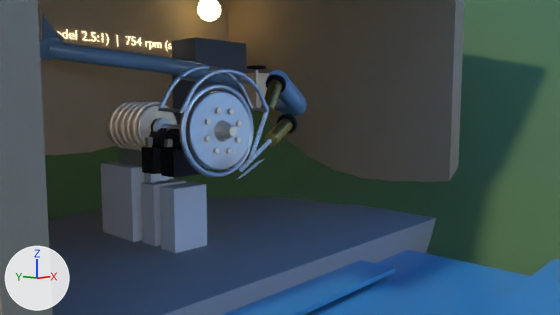
The Blender file engineering/design/machineB_v3_powerhouse.blend as it was, and as the next commit left it.
Both versions are drawn from the file's camera 'Camera'. The lights are fixed; the arrows at lower left show +X, +Y and +Z. The first picture is the older version.

Names of what the first picture shows: 'N2_handwheel', 'N2_valve', 'elec_box', 'house_back', 'house_floor', 'house_side_L', 'house_side_R', 'manifold_c', 'plinth_0', 'pma_plinth', 'tailrace', 'terrain', 'wet_floor', 'wheel_disc' and 37 more.
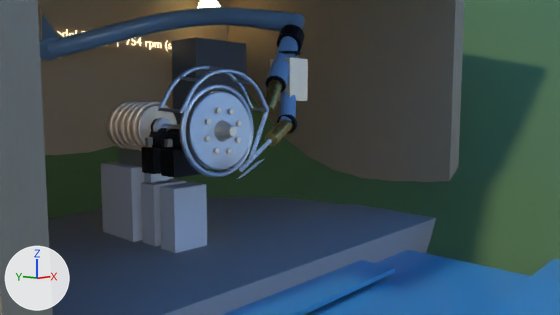
Commit message: Manifold rebuilt to spec in powerhouse scene (wide sweep + straight header + shallow N2 wye)

What changed in the scene script:
```text
Add me_cylinder_038:
    me_cylinder_038.from_pydata(...)  # a 16-sided cylinder along z spanning x -0.07..0.07, y -0.07..0.07, z -0.045..0.045
    me_cylinder_038.materials.append(mat_cast_iron)
Change cu_manifold_c:
    where _sp = cu_manifold_c.splines.new('BEZIER'); _sp.bezier_points.add(3)
    remove _sp.bezier_points.foreach_set('co', [26.6, -1.75, 1.2, 27.5, -2.3, 1.05, 27.55, -2.9, 0.85, 27.15, -3.146, 0.985])
    remove _sp.bezier_points.foreach_set('handle_left', [26.25, -1.535, 1.259, 27.29, -1.96, 1.156, 27.66, -2.68, 0.856, 27.3, -3.05, 0.932])
    remove _sp.bezier_points.foreach_set('handle_right', [26.95, -1.965, 1.141, 27.63, -2.502, 0.987, 27.46, -3.071, 0.845, 26.99, -3.242, 1.038])
    remove for _p, _l, _r in zip(_sp.bezier_points, ['AUTO', 'AUTO', 'AUTO', 'AUTO'], ['AUTO', 'AUTO', 'AUTO', 'AUTO']): _p.handle_left_type = _l; _p.handle_right_type = _r
    add _sp.bezier_points.foreach_set('co', [26.6, -1.75, 1.2, 27.3, -2.31, 1.416, 27.49, -2.97, 1.331, 27.13, -3.156, 0.965])
    add _sp.bezier_points.foreach_set('handle_left', [26.33, -1.531, 1.116, 27.1, -2.012, 1.394, 27.43, -2.75, 1.359, 27.25, -3.094, 1.087])
    add _sp.bezier_points.foreach_set('handle_right', [26.87, -1.969, 1.284, 27.45, -2.535, 1.432, 27.37, -3.032, 1.209, 27.0, -3.218, 0.843])
    add for _p, _l, _r in zip(_sp.bezier_points, ['AUTO', 'AUTO', 'VECTOR', 'VECTOR'], ['AUTO', 'AUTO', 'VECTOR', 'VECTOR']): _p.handle_left_type = _l; _p.handle_right_type = _r
Add cu_n2_branch:
    cu_n2_branch = bpy.data.curves.new('n2_branch', 'CURVE')
    cu_n2_branch.dimensions = '3D'
    _sp = cu_n2_branch.splines.new('BEZIER'); _sp.bezier_points.add(2)
    _sp.bezier_points.foreach_set('co', [27.38, -3.027, 1.218, 27.28, -3.105, 0.992, 27.18, -3.183, 0.765])
    _sp.bezier_points.foreach_set('handle_left', [27.41, -3.001, 1.293, 27.32, -3.075, 1.08, 27.21, -3.157, 0.841])
    _sp.bezier_points.foreach_set('handle_right', [27.35, -3.053, 1.142, 27.24, -3.135, 0.903, 27.15, -3.208, 0.69])
    for _p, _l, _r in zip(_sp.bezier_points, ['VECTOR', 'AUTO', 'VECTOR'], ['VECTOR', 'AUTO', 'VECTOR']): _p.handle_left_type = _l; _p.handle_right_type = _r
    cu_n2_branch.materials.append(mat_painted_steel)
    cu_n2_branch.bevel_depth = 0.042
    cu_n2_branch.fill_mode = 'FULL'
    cu_n2_branch.use_fill_caps = True
Change ob_n2_valve:
    ob_n2_valve.location: (27.53, -2.6, 0.95) -> (27.28, -3.105, 0.992)
Change ob_n2_handwheel:
    ob_n2_handwheel.location: (27.53, -2.6, 1.1) -> (27.28, -3.105, 1.132)
Change ob_n2_stem:
    ob_n2_stem.location: (27.53, -2.6, 1.02) -> (27.28, -3.105, 1.062)
Add ob_tee_boss:
    ob_tee_boss = bpy.data.objects.new('tee_boss', me_cylinder_038)
    ob_tee_boss.location = (27.38, -3.027, 1.218)
    ob_tee_boss.rotation_euler = (2.299, 0.0, -1.1)  # degrees (132, 0, -63)
Add ob_n2_branch:
    ob_n2_branch = bpy.data.objects.new('n2_branch', cu_n2_branch)
    ob_n2_branch.location = (0.0, 0.0, 0.0)
```

Location of each change, (x1, y1, x2, y2) in pixels of the pictures (560 x 315 px):
'manifold_c', reshaped (11% taller): before (49, 42, 307, 116); after (47, 7, 305, 89)
'N2_valve', moved: before (241, 73, 269, 108); after (270, 57, 308, 101)
'n2_branch', added: after (279, 47, 298, 122)
'tee_boss', added: after (277, 24, 304, 52)
'N2_handwheel', moved: before (247, 65, 266, 69); after (279, 51, 301, 56)
